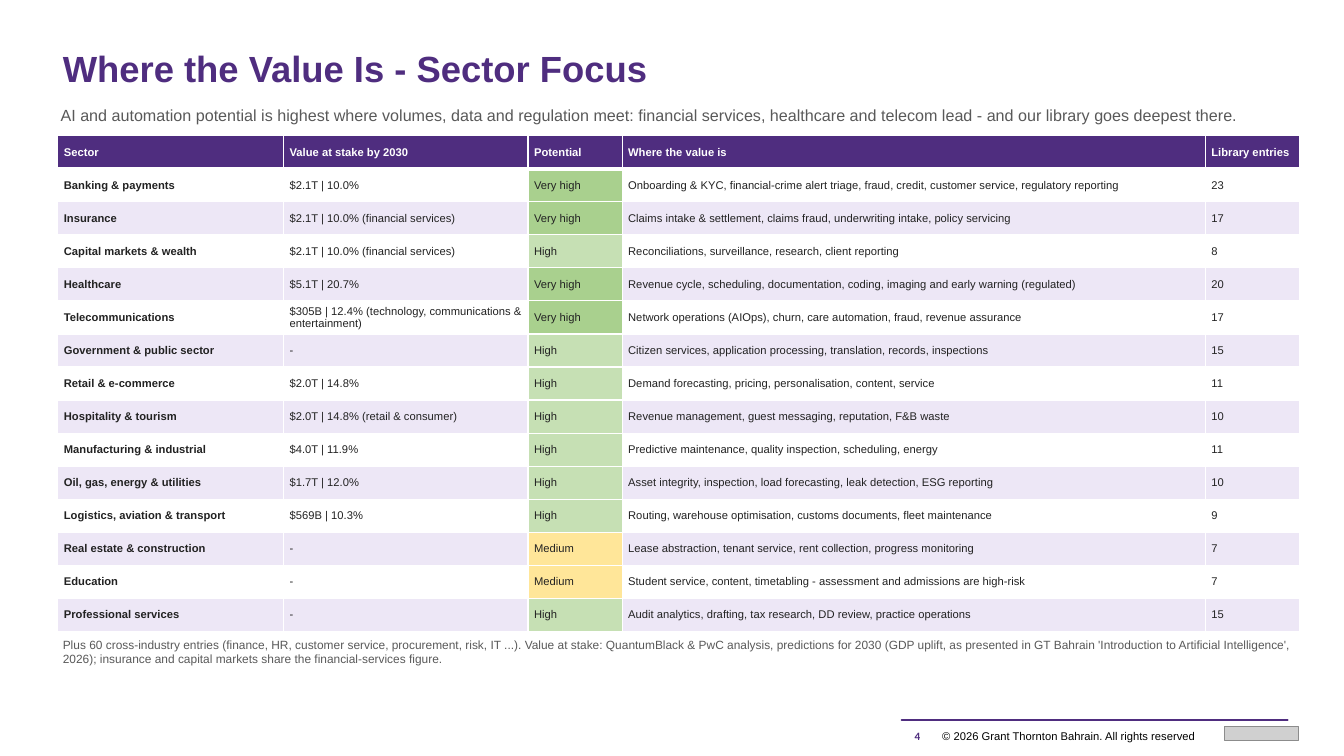
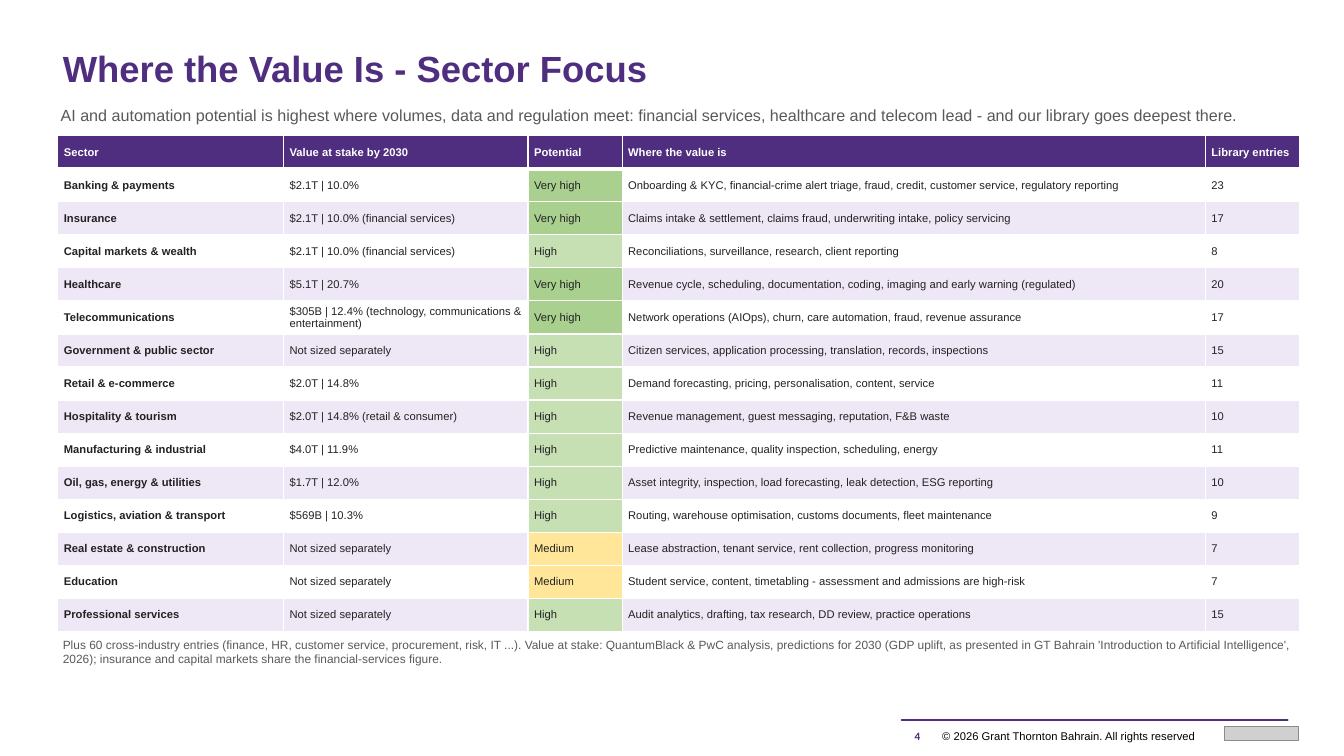
Before and after one commit to mahekdevangtrivedi-wq/GT-AI-Service-Line, a slide deck: slide 4 of 02_AI_Strategy_and_Roadmap/GT_AI_Strategy_and_Roadmap_Proposal.pptx. Drawn at 1344x756 pixels with LibreOffice and Linux fonts; fonts in the diff are those of the drawing; grey boxes stand for pictures. Boxes give left, top, right and bottom in pixels: in the first picture for what was removed or moved away, otherwise in the second. Text is boxed around its words. In the diff, an @@ line names an element or a change of style, - is before the commit and + after.

```diff
--- a/02_AI_Strategy_and_Roadmap/GT_AI_Strategy_and_Roadmap_Proposal.pptx
+++ b/02_AI_Strategy_and_Roadmap/GT_AI_Strategy_and_Roadmap_Proposal.pptx
@@ table at [57, 136, 1300, 632] @@
-row 7, column 2: -
+row 7, column 2: Not sized separately
-row 13, column 2: -
+row 13, column 2: Not sized separately
-row 14, column 2: -
+row 14, column 2: Not sized separately
-row 15, column 2: -
+row 15, column 2: Not sized separately
```
Also in this commit, not shown: 33 other files.
